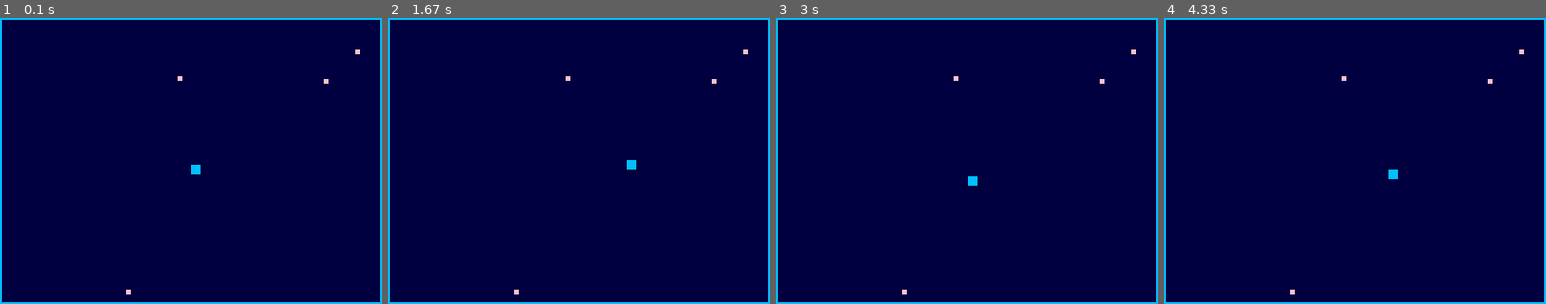
Above: before the commit, frames 1-4 (left to right).
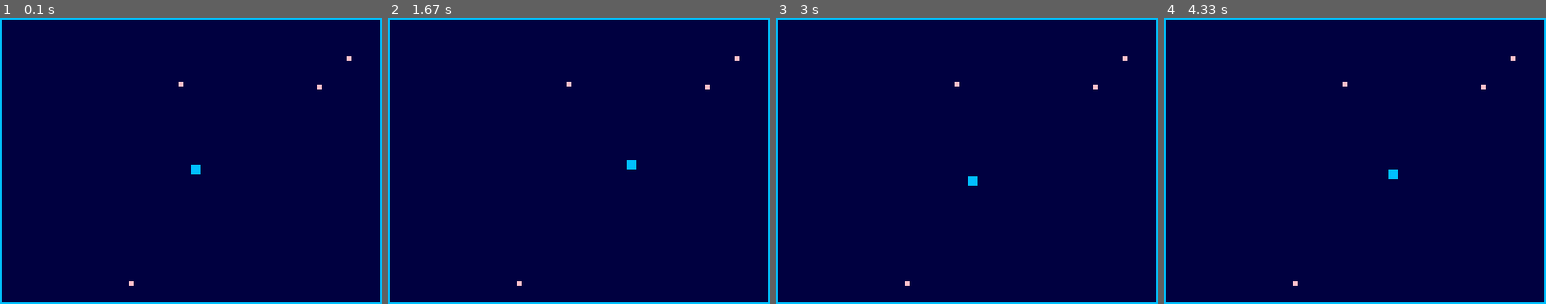
Above: after the commit, the same moments.

Repository: gentimouton/swarch
Game: pygame game, started from solo/whale.py
Two runs of this game, one before a commit and one after it. Both use one fixed random seed, a clock stepped at 60 frames per second and the inputs below.
Inputs:
- Up to frame 1 (0.1 s): no input
- Up to frame 2 (1.67 s): hold Right 0.33-0.8 s; hold Up 0.83-1.13 s; hold Right 1.17-1.63 s
- Up to frame 3 (3 s): hold Left 1.67-2.2 s; hold Down 2.23-2.53 s; hold Left 2.57-2.97 s
- Up to frame 4 (4.33 s): hold Up 3-3.37 s; hold Right 3.4-4.03 s; hold Down from 4.07 s (still down)

The runs differ from the first frame. In frame 1, 0.2% of the frame differs, in the area x 33-95%, y 11-97%; in frame 2, 0.2%; in frame 3, 0.2%; in frame 4, 0.2%.

Commit message:
fixed position of first 4 pellets

Diff:
--- a/solo/whale.py
+++ b/solo/whale.py
@@ -10,7 +10,7 @@
 
 borders = [pygame.Rect(0, 0, 2, 300), pygame.Rect(0, 0, 400, 2),
            pygame.Rect(398, 0, 2, 300), pygame.Rect(0, 298, 400, 2)]
-pellets = [pygame.Rect(randint(0, 390), randint(0, 290), 5, 5) for _ in range(4)]
+pellets = [pygame.Rect(randint(10, 380), randint(10, 280), 5, 5) for _ in range(4)]
 mybox = pygame.Rect(200, 150, 10, 10)  # start in middle of the screen
 dx, dy = 0, 1  # start direction: down
 delay = 0  # start moving right away
